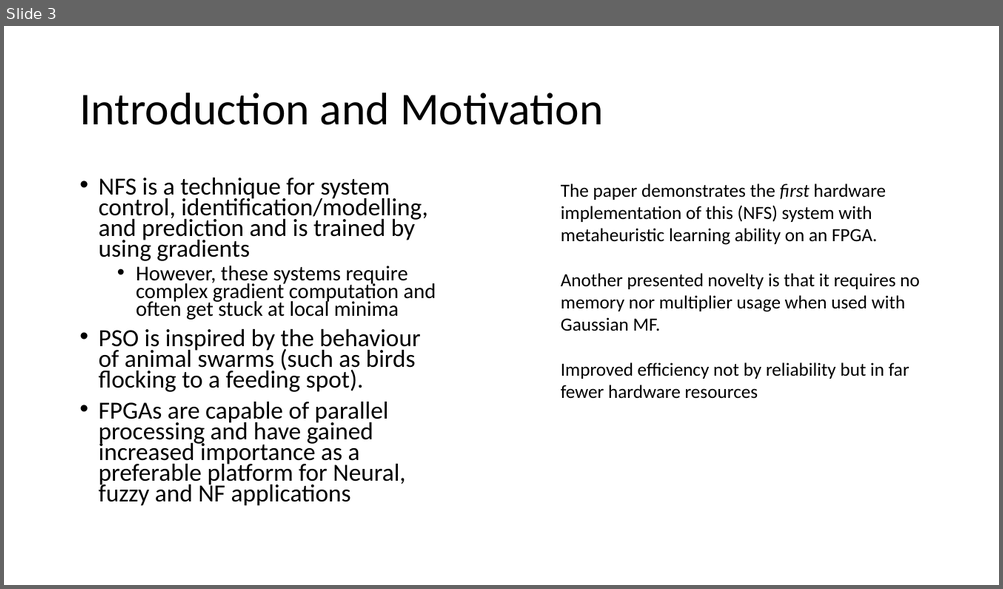
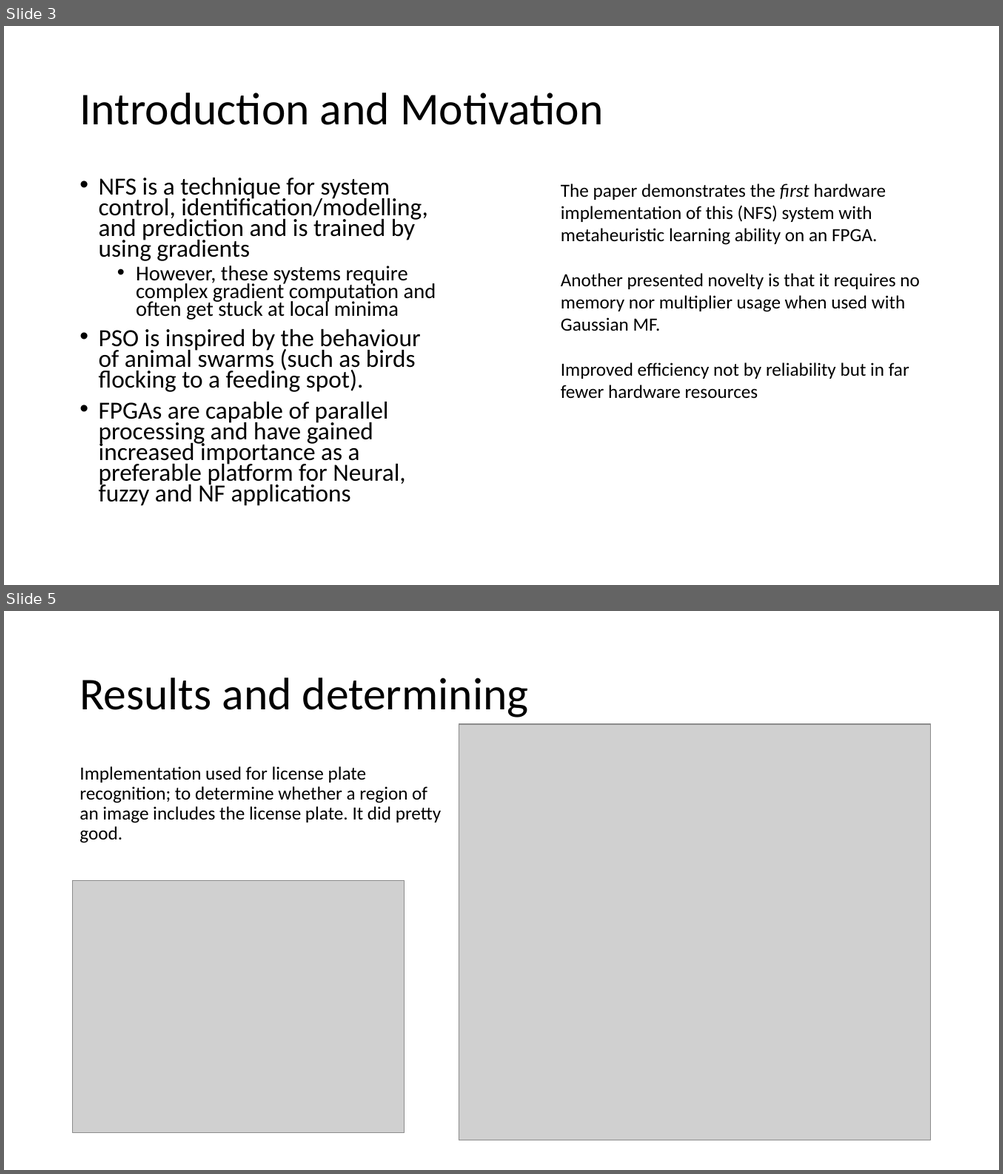
Before and after one commit to HarrisonJM/ParallelComputing, a slide deck: coursework/FPGA implementation of neruo-fuzzy system with improved PSO learning.pptx. Shown one above the other, each under a label of ours: slide 3 before the commit, slides 3 and 5 after it; the slides between them are not shown. The pictures are 1003x589 and 1003x1174 pixels, drawn with LibreOffice and Linux fonts; fonts in the diff are those of the drawing; grey boxes stand for pictures. Boxes give left, top, right and bottom in pixels: in the first picture for what was removed or moved away, otherwise in the second. Text is boxed around its words. In the diff, an @@ line names an element or a change of style, - is before the commit and + after.

```diff
--- a/coursework/FPGA implementation of neruo-fuzzy system with improved PSO learning.pptx
+++ b/coursework/FPGA implementation of neruo-fuzzy system with improved PSO learning.pptx
@@ slide 5 added at [4,611,999,1170], background #FFFFFF @@
@@ title added at [79,678,529,718], 44 pt, text #000000 @@
+Results and determining
@@ picture added at [459,724,930,1141] @@
@@ text added at [79,766,441,843], 18 pt, text #000000 @@
+Implementation used for license plate recognition; to determine whether a region of an image includes the license plate. It did pretty good.
@@ picture added at [73,881,404,1133] @@
```
Also in this commit, not shown: 2 slides changed, 5 other slides added, 1 slide removed.
